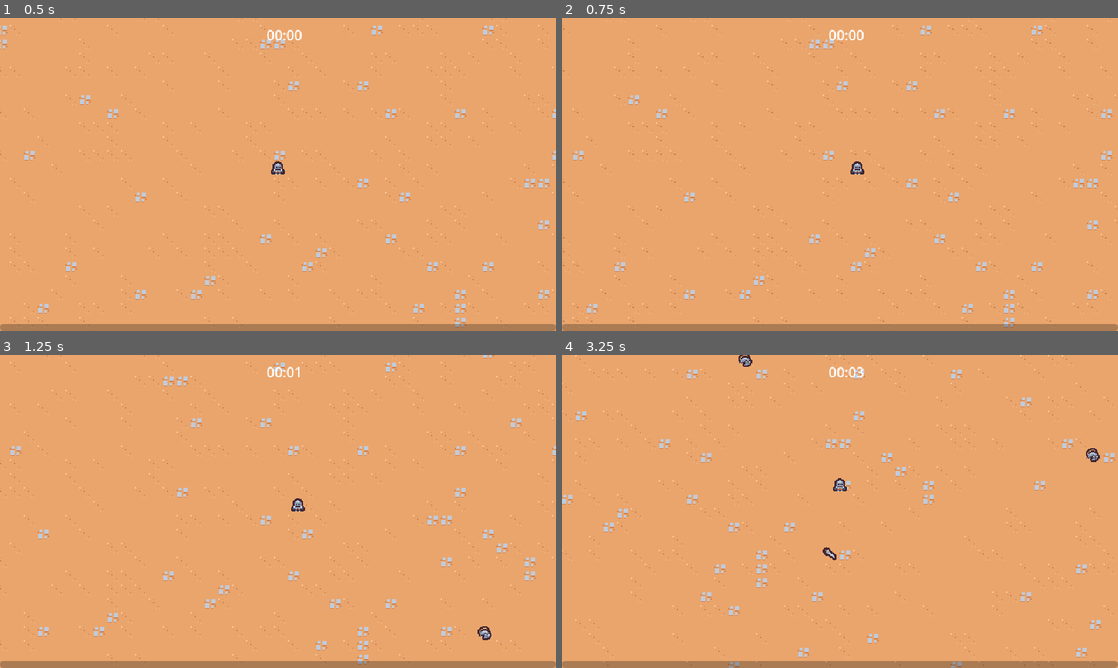
Above: before the commit, frames 1-4 (two rows, left to right).
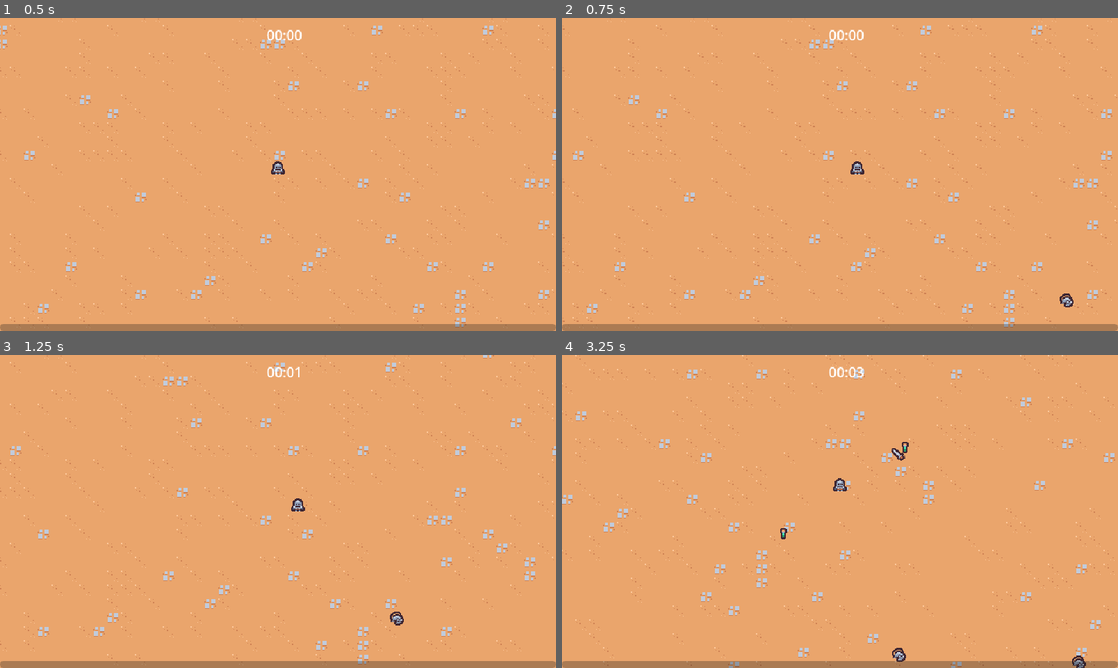
Above: after the commit, the same moments.

Repository: choglost/survivor-like
Game: Godot game, scene res://scenes/Main/main.tscn
Two runs of this game, one before a commit and one after it. Both use one fixed random seed, a clock stepped at 60 frames per second and the inputs below.
Inputs (mouse positions are in pixels of both pictures, inside the frame that each line leads up to):
- Up to frame 1 (0.5 s): no input
- Up to frame 2 (0.75 s): move the mouse to (962, 158) at 0.52 s; press the mouse at (962, 158) at 0.53 s; hold D (move_right) from 0.53 s (still down)
- Up to frame 3 (1.25 s): keep holding D (move_right)
- Up to frame 4 (3.25 s): move the mouse to (728, 527) at 1.27 s; release D (move_right) at 1.28 s; release the mouse at (728, 527) at 1.28 s; hold S (move_down) 1.28-2.03 s; click (728, 527) at 1.35 s; move the mouse to (895, 442) at 2.02 s; press the mouse at (895, 442) at 2.03 s; hold D (move_right) 2.03-2.78 s; move the mouse to (812, 574) at 2.77 s; release the mouse at (812, 574) at 2.78 s; hold W (move_up) from 2.78 s (still down); click (812, 574) at 2.85 s

Frame 1 is identical in both runs. In frame 2, less than 0.1% of the frame differs, in the area x 89-92%, y 88-93%; in frame 3, 0.2%; in frame 4, 0.5%, in the area x 31-97%, y 0-100%.

Commit message:
点击技能升级并应用

Diff:
--- a/component/ability/sword_ability_manager/sword_ability_manager.gd
+++ b/component/ability/sword_ability_manager/sword_ability_manager.gd
@@ -1,15 +1,22 @@
 extends Node
 
 @export var sword_rage: float = 150
+
+@export var base_wait_time: float = 1.5
+
+@export_range(0, 1) var percent_reduction: float = 0.1
 
 @export var sword_ablity: PackedScene
 
 # Called when the node enters the scene tree for the first time.
 func _ready() -> void:
 	# get_node("Timer") # 找到子节点
-	$Timer.timeout.connect(on_timeout)
+	$Timer.wait_time = base_wait_time
+	$Timer.timeout.connect(on_timer_timeout)
+	GameEvents.ability_upgrade_added.connect(on_ability_upgrade_added)
 
-func on_timeout() -> void:
+# 冷却结束，触发攻击
+func on_timer_timeout() -> void:
 	# print("timeout")
 	var player = get_tree().get_first_node_in_group("player") as Node2D
 	if player == null:
@@ -32,9 +39,20 @@
 	)
 
 	var sword_instance = sword_ablity.instantiate() as Node2D
-	player.get_parent().add_child(sword_instance)
+
+	var foreground_layer = get_tree().get_first_node_in_group("foreground_layer")
+
+	foreground_layer.add_child(sword_instance)
 	var enemy_direction = enemies[0].global_position - player.global_position
 
 	sword_instance.global_position = player.global_position + enemy_direction * 0.8
+	sword_instance.rotation = enemy_direction.angle()
 
-	sword_instance.rotation = enemy_direction.angle()
+# 技能升级
+func on_ability_upgrade_added(upgrade: AbilityUpgrade, current_upgrades: Dictionary):
+	if upgrade.id == "sword_rate":
+		$Timer.wait_time = base_wait_time * (1 - percent_reduction * current_upgrades["sword_rate"]["quantity"])
+		$Timer.start() # 重置循环时间
+		print("sword_rate已升级")
+	else:
+		return
--- a/component/drop_item/drop_item_component.gd
+++ b/component/drop_item/drop_item_component.gd
@@ -1,6 +1,6 @@
 extends Node
 
-@export_range(0, 1) var drop_percent: float = 0.5
+@export_range(0, 1) var drop_percent: float = 1
 @export var drop_item: PackedScene
 @export var health_component: Node
 
@@ -19,7 +19,8 @@
 
   var drop_item_instance = drop_item.instantiate() as Node2D
   var drop_item_position = owner.global_position
-  owner.get_parent().add_child(drop_item_instance)
+  var entities_layer = get_tree().get_first_node_in_group("entities_layer")
+  entities_layer.add_child(drop_item_instance)
 
   # drop_item_instance.global_position = drop_item_position
   # 解决报错
--- a/component/manager/upgrade_manager/upgrade_manager.gd
+++ b/component/manager/upgrade_manager/upgrade_manager.gd
@@ -17,7 +17,10 @@
   var upgrade_screen_instance = upgrade_screen_scene.instantiate()
   add_child(upgrade_screen_instance)
   upgrade_screen_instance.set_ability_upgrades([chosen_upgrade] as Array[AbilityUpgrade])
+  upgrade_screen_instance.upgrade_selected.connect(on_upgrade_selected)
 
+func on_upgrade_selected(upgrade: AbilityUpgrade) -> void:
+  do_upgrade(upgrade)
 
 func do_upgrade(upgrade: AbilityUpgrade) -> void:
   var has_upgrade = current_upgrades.has(upgrade.name)
@@ -28,3 +31,7 @@
     }
   else:
     current_upgrades[upgrade.id].quantity += 1
+
+  GameEvents.emit_ability_upgrade_added(upgrade,current_upgrades)
+
+  # print(current_upgrades)
--- a/entities/enemy/enemy_spawner_manager.gd
+++ b/entities/enemy/enemy_spawner_manager.gd
@@ -1,8 +1,8 @@
 extends Node
 
-@export var spawn_radius:float = 330
+@export var spawn_radius: float = 330
 
-@export var enemy_scene:PackedScene
+@export var enemy_scene: PackedScene
 
 func _ready() -> void:
 	$Timer.timeout.connect(on_timer_timeout)
@@ -10,7 +10,7 @@
 
 func on_timer_timeout() -> void:
 	var player = get_tree().get_first_node_in_group("player") as Node2D
-	if player==null:
+	if player == null:
 		return
 
 
@@ -18,5 +18,6 @@
 	var spawn_position = player.global_position + random_direction * spawn_radius
 
 	var enemy = enemy_scene.instantiate() as Node2D
-	get_parent().add_child(enemy)
+	var entities_layer = get_tree().get_first_node_in_group("entities_layer")
+	entities_layer.add_child(enemy)
 	enemy.global_position = spawn_position
--- a/entities/enemy/enemy_spawner_manager.tscn
+++ b/entities/enemy/enemy_spawner_manager.tscn
@@ -8,4 +8,5 @@
 enemy_scene = ExtResource("2_2fj1a")
 
 [node name="Timer" type="Timer" parent="."]
+wait_time = 0.5
 autostart = true
--- a/entities/enemy/rat/basic_enemy.gd
+++ b/entities/enemy/rat/basic_enemy.gd
@@ -1,7 +1,7 @@
 extends CharacterBody2D
 
 
-const SPEED = 100
+const SPEED = 70
 
 @onready var health_component: Node = $HealthComponent
 
--- a/project.godot
+++ b/project.godot
@@ -77,6 +77,11 @@
 , Object(InputEventKey,"resource_local_to_scene":false,"resource_name":"","device":-1,"window_id":0,"alt_pressed":false …(186 unchanged characters)…
 ]
 }
+left_click={
+"deadzone": 0.2,
+"events": [Object(InputEventMouseButton,"resource_local_to_scene":false,"resource_name":"","device":-1,"window_id":0,"alt_pressed":false,"shift_pressed":false,"ctrl_pressed":false,"meta_pressed":false,"button_mask":1,"position":Vector2(163, 10),"global_position":Vector2(172, 58),"factor":1.0,"button_index":1,"canceled":false,"pressed":true,"double_click":false,"script":null)
+]
+}
 
 [layer_names]
 
--- a/scenes/Main/main.tscn
+++ b/scenes/Main/main.tscn
@@ -36,5 +36,10 @@
 tile_map_data = PackedByteArray("AAAFAAMAAAAAAAQAAAAEAAQAAAAAAAQAAAAEAAUAAAAAAAQAAAADAAUAAAAAAAQAAAADAAYAAAABAAQAAAAEAA …(63920 unchanged characters)…
 tile_set = ExtResource("1_br8qb")
 
-[node name="Player" parent="." instance=ExtResource("1_gol0p")]
+[node name="Entities" type="Node2D" parent="." groups=["entities_layer"]]
+y_sort_enabled = true
+
+[node name="Player" parent="Entities" instance=ExtResource("1_gol0p")]
 position = Vector2(54, 46)
+
+[node name="Foreground" type="Node2D" parent="." groups=["foreground_layer"]]
--- a/scenes/UI/ability_upgrade_card.gd
+++ b/scenes/UI/ability_upgrade_card.gd
@@ -1,8 +1,17 @@
 extends PanelContainer
+
+signal selected
 
 @onready var name_label: Label = $%NameLabel
 @onready var description_label: Label = $%DescriptionLabel
 
+func _ready() -> void:
+  gui_input.connect(on_gui_input)
+
 func set_ability_upgrade_card(upgrade: AbilityUpgrade):
   name_label.text = upgrade.name
   description_label.text = upgrade.description
+
+func on_gui_input(event: InputEvent):
+  if event.is_action_pressed("left_click"):
+    selected.emit()
--- a/scenes/UI/upgrade_screen.gd
+++ b/scenes/UI/upgrade_screen.gd
@@ -1,4 +1,6 @@
 extends CanvasLayer
+
+signal upgrade_selected(upgrade: AbilityUpgrade)
 
 @export var upgrade_card_scene: PackedScene
 
@@ -12,3 +14,9 @@
     var card_instance = upgrade_card_scene.instantiate()
     card_container.add_child(card_instance)
     card_instance.set_ability_upgrade_card(upgrade)
+    card_instance.selected.connect(on_upgrade_selected.bind(upgrade))
+
+func on_upgrade_selected(upgrade: AbilityUpgrade):
+  upgrade_selected.emit(upgrade)
+  get_tree().paused = false
+  queue_free()
--- a/scripts/game_object/game_events.gd
+++ b/scripts/game_object/game_events.gd
@@ -1,6 +1,10 @@
 extends Node
 
 signal experience_gained(amount: int)
+signal ability_upgrade_added(upgrade: AbilityUpgrade,current_upgrades: Dictionary)
 
 func emit_experience_gained(amount: int):
 	experience_gained.emit(amount)
+
+func emit_ability_upgrade_added(upgrade: AbilityUpgrade,current_upgrades: Dictionary):
+	ability_upgrade_added.emit(upgrade,current_upgrades)
